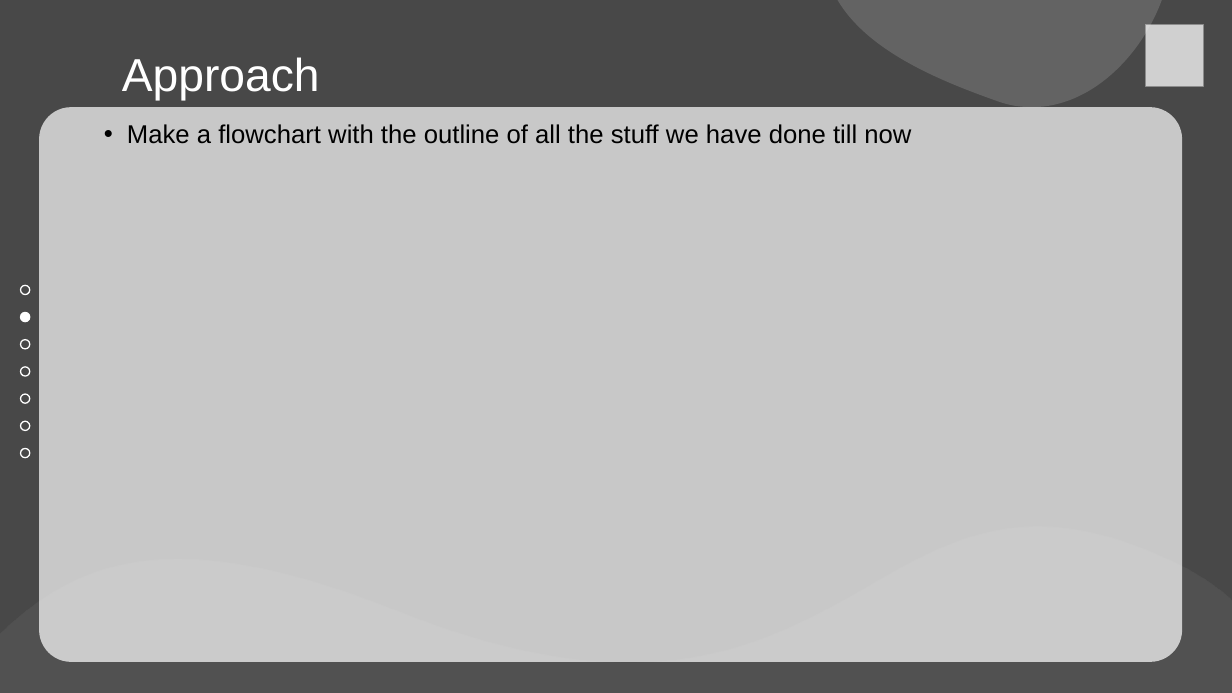
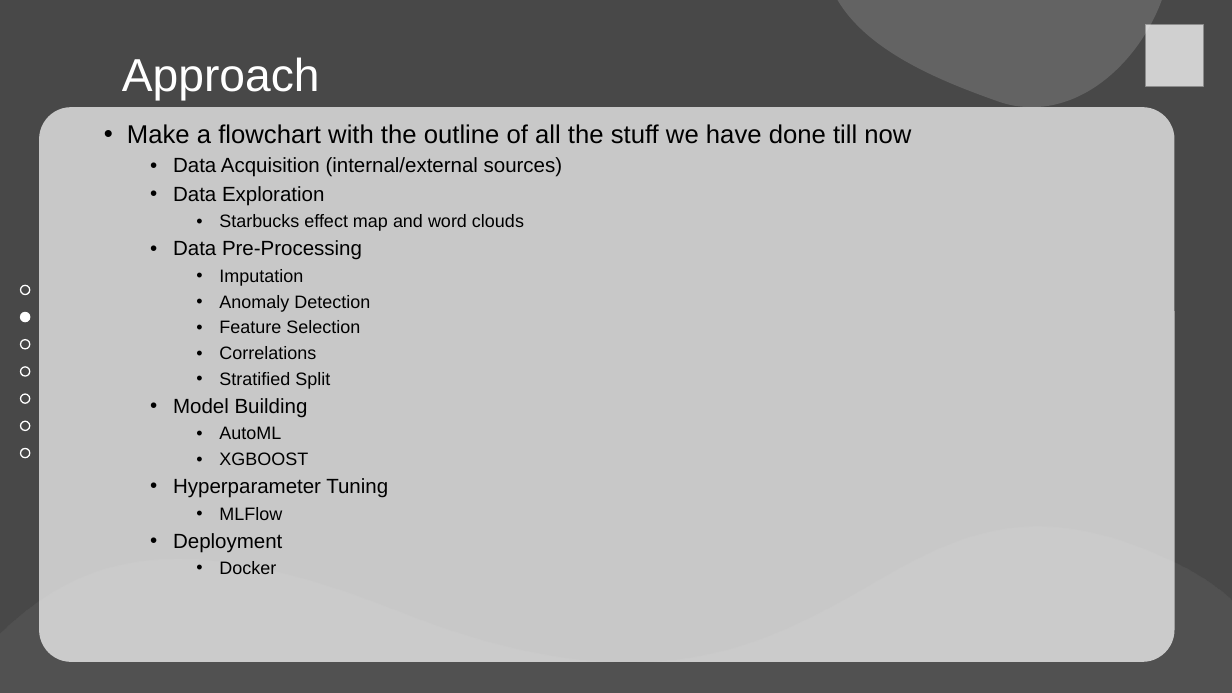
Before and after one commit to pnguyentangmcgill/Airbnb, a slide deck: slide 5 of Airbnb Presentation/Airbnb.pptx (slide 4 before the commit). Drawn at 1232x693 pixels with LibreOffice and Linux fonts; fonts in the diff are those of the drawing; grey boxes stand for pictures. Boxes give left, top, right and bottom in pixels: in the first picture for what was removed or moved away, otherwise in the second. Text is boxed around its words. In the diff, an @@ line names an element or a change of style, - is before the commit and + after.

Commit message:
Presentation Update
Presentation Update

```diff
--- a/Airbnb Presentation/Airbnb.pptx
+++ b/Airbnb Presentation/Airbnb.pptx
@@ text "Make a flowchart with the ...": place and size @@
-text "Make a flowchart with the ..." at (39,107,1182,662)
+text "Make a flowchart with the ..." at (39,107,1175,662)
@@ text at (173,157,563,574): paragraphs added @@
+    • Data Acquisition (internal/external sources)
+    • Data Exploration
+      • Starbucks effect map and word clouds
+    • Data Pre-Processing
+      • Imputation
+      • Anomaly Detection
+      • Feature Selection
+      • Correlations
+      • Stratified Split
+    • Model Building
+      • AutoML
+      • XGBOOST
+    • Hyperparameter Tuning
+      • MLFlow
+    • Deployment
+      • Docker
```
Also in this commit, not shown: 8 other slides changed, 4 slides added.
